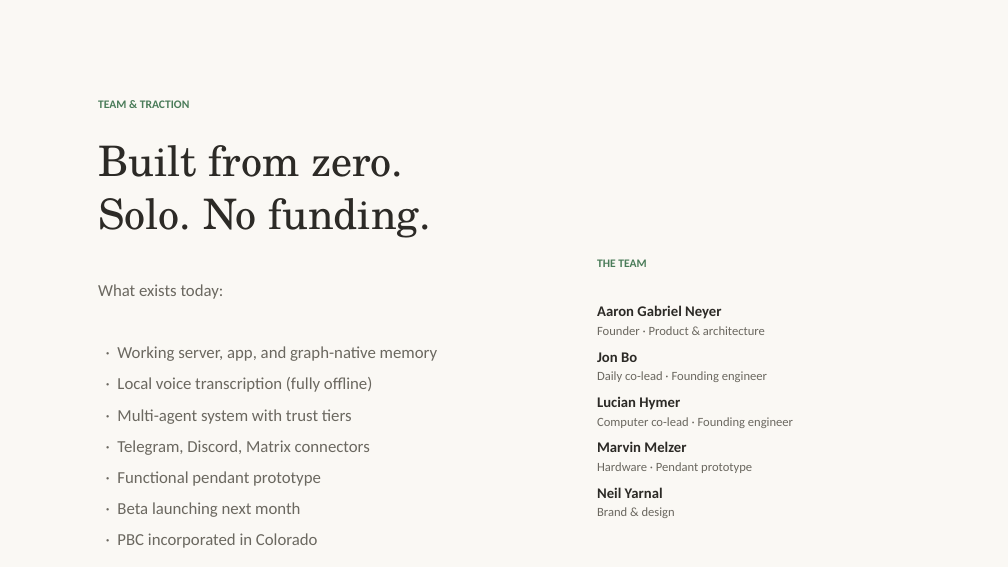
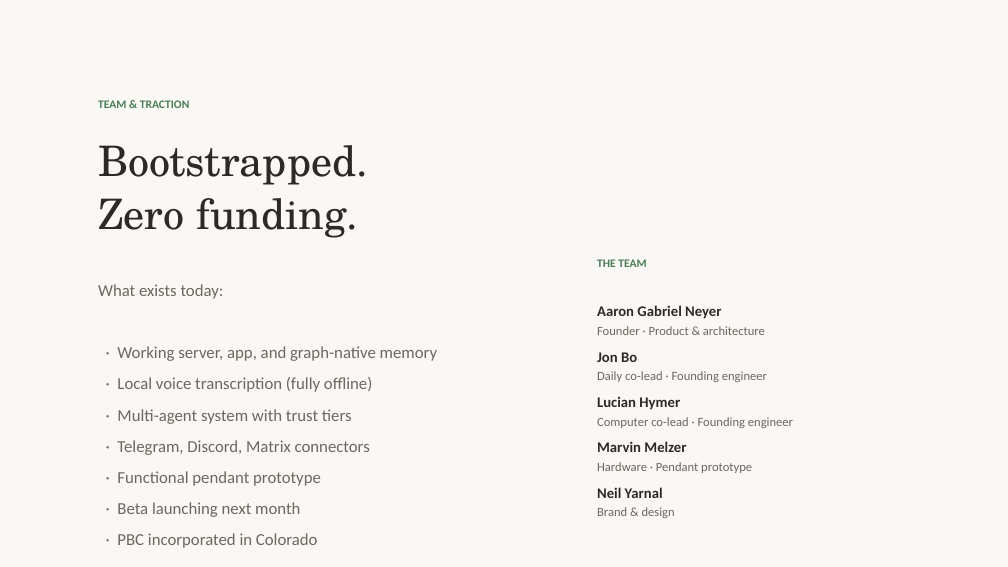
Before and after one commit to OpenParachutePBC/parachute-computer, a slide deck: slide 9 of nvc-pitch-deck.pptx. Drawn at 1008x567 pixels with LibreOffice and Linux fonts; fonts in the diff are those of the drawing. Boxes give left, top, right and bottom in pixels: in the first picture for what was removed or moved away, otherwise in the second. Text is boxed around its words. In the diff, an @@ line names an element or a change of style, - is before the commit and + after.

```diff
--- a/nvc-pitch-deck.pptx
+++ b/nvc-pitch-deck.pptx
@@ text at (x1=98, y1=145, x2=368, y2=238): text changed @@
-Built from zero.
-Solo. No funding.
+Bootstrapped.
+Zero funding.
```
Also in this commit, not shown: 5 other slides changed, 4 other files.
